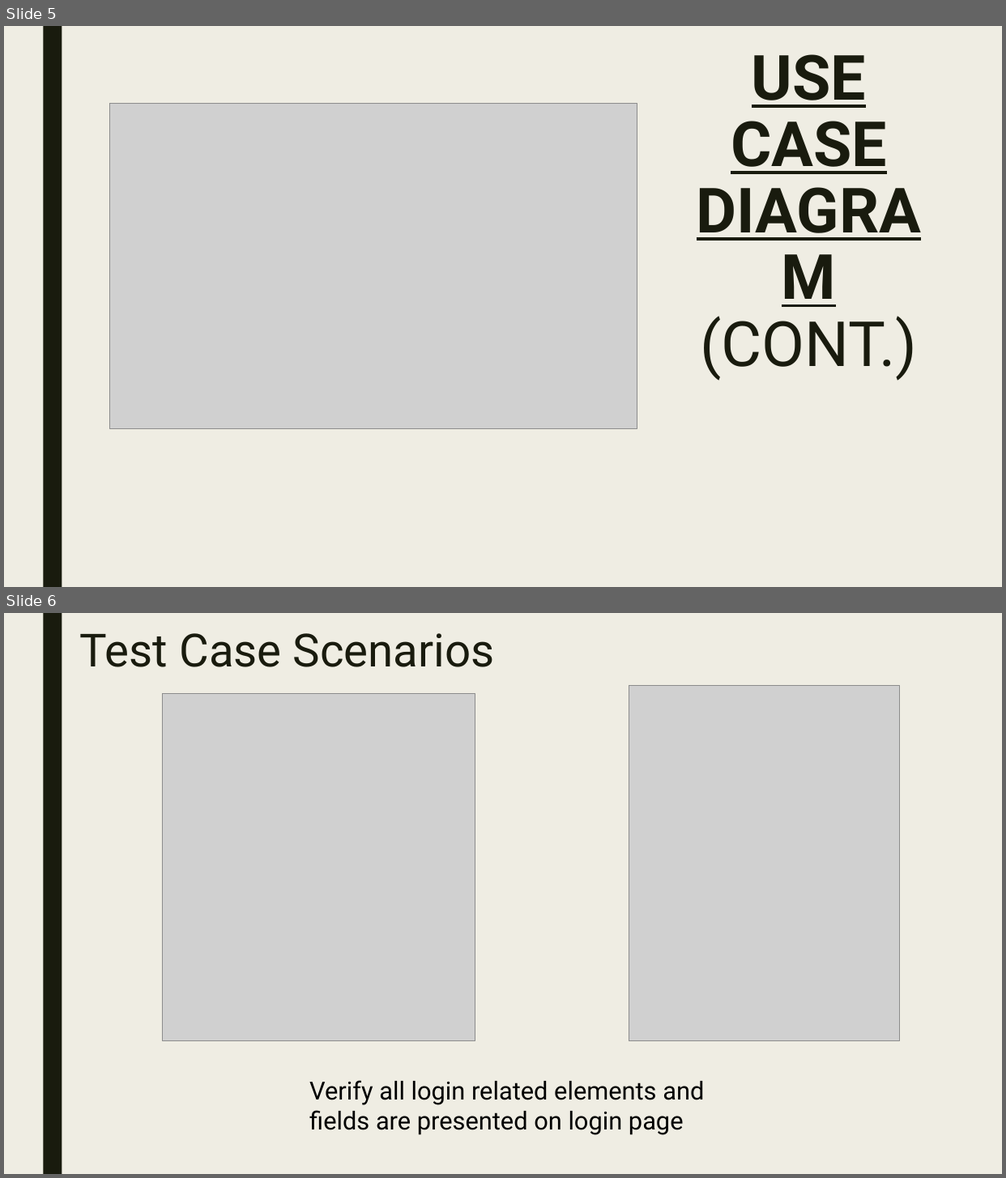
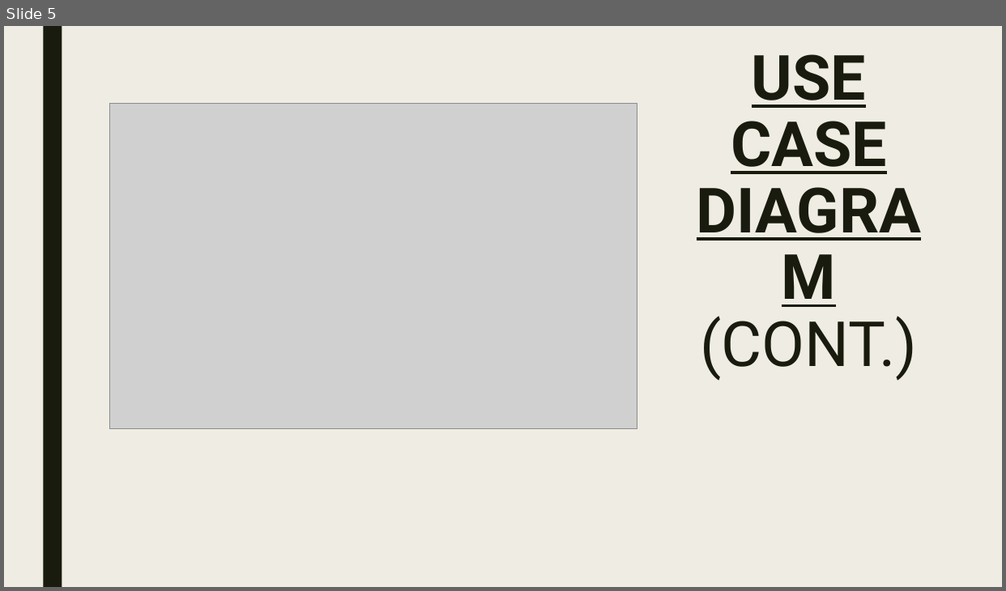
Before and after one commit to CSC4350-MW2/ScramblerPass, a slide deck: Password_Scrambler_2.pptx. Shown one above the other, each under a label of ours: slides 5 and 6 before the commit, slide 5 after it. The pictures are 1006x1178 and 1006x591 pixels, drawn with LibreOffice and Linux fonts; fonts in the diff are those of the drawing; grey boxes stand for pictures. Boxes give left, top, right and bottom in pixels: in the first picture for what was removed or moved away, otherwise in the second. Text is boxed around its words. In the diff, an @@ line names an element or a change of style, - is before the commit and + after.

Commit message:
Add files via upload
Final Power Point

```diff
--- a/Password_Scrambler_2.pptx
+++ b/Password_Scrambler_2.pptx
@@ slide 6 removed at <box>4,613,1002,1174</box>, background #EFEDE3; not listed: 1 template element that a slide beside it also shows @@
@@ title removed at <box>80,633,495,667</box> @@
-Test Case Scenarios
@@ picture removed at <box>162,694,475,1041</box> @@
@@ picture removed at <box>629,686,899,1042</box> @@
@@ text removed at <box>309,1080,704,1135</box> @@
-Verify all login related elements and fields are presented on login page
```
